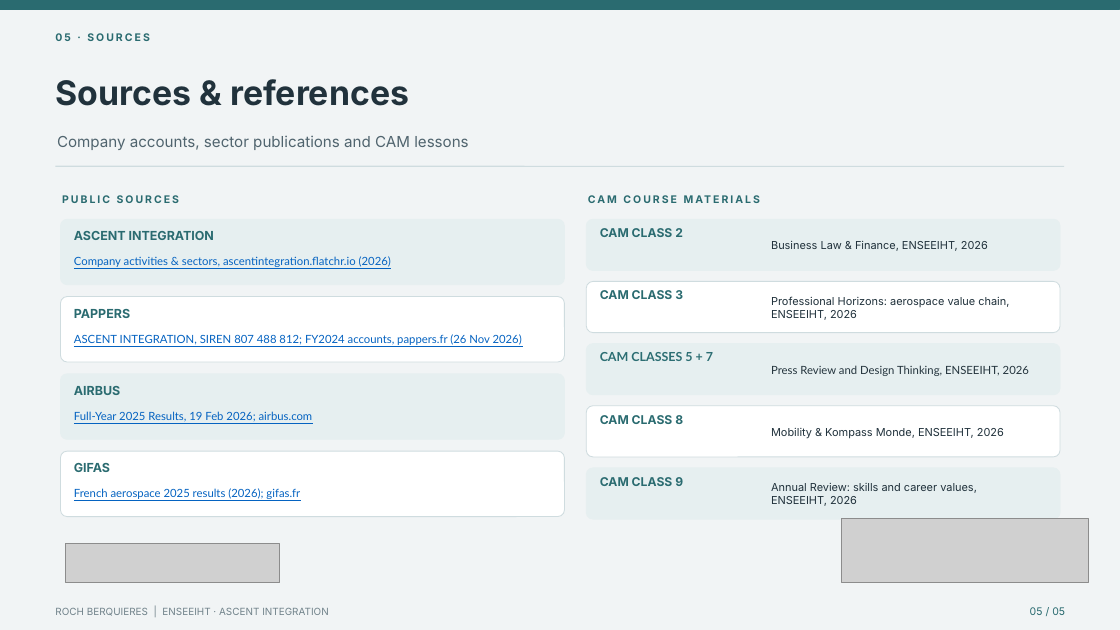
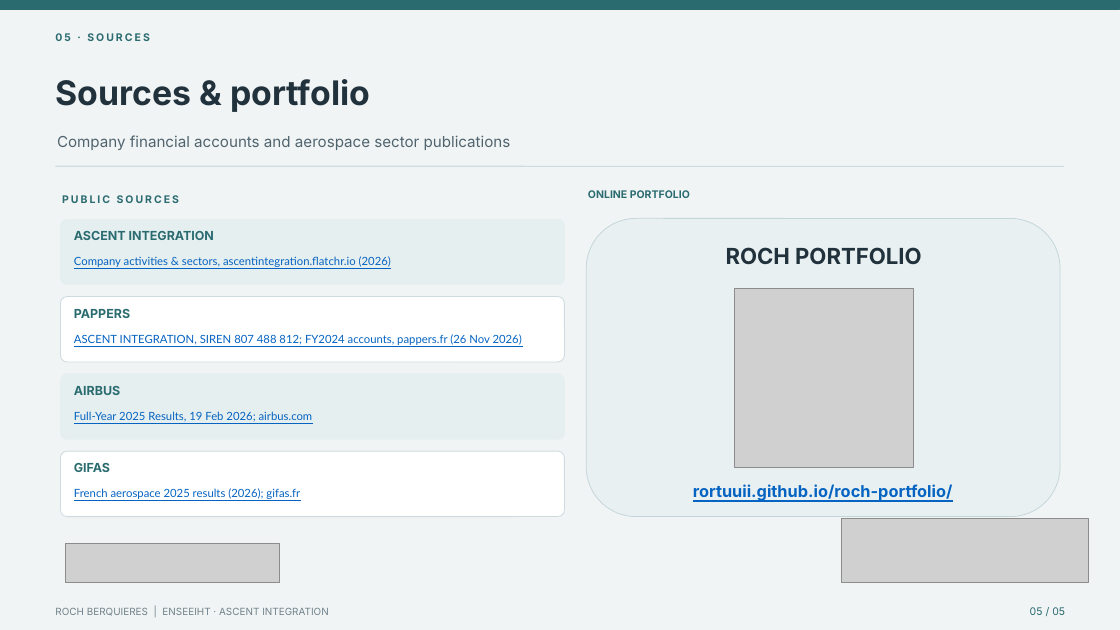
Before and after one commit to Rortuuii/roch-portfolio, a slide deck: slide 5 of documents/CEP_Roch_Berquieres_2026.pptx. Drawn at 1120x630 pixels with LibreOffice and Linux fonts; fonts in the diff are those of the drawing; grey boxes stand for pictures. Boxes give left, top, right and bottom in pixels: in the first picture for what was removed or moved away, otherwise in the second. Text is boxed around its words. In the diff, an @@ line names an element or a change of style, - is before the commit and + after.

Commit message:
Finalize CEP bibliography with clickable portfolio, remove course citations and poster source line

```diff
--- a/documents/CEP_Roch_Berquieres_2026.pptx
+++ b/documents/CEP_Roch_Berquieres_2026.pptx
@@ text at [55, 79, 370, 112]: text changed @@
-Sources & references
+Sources & portfolio
@@ text at [57, 135, 511, 150]: text changed @@
-Company accounts, sector publications and CAM lessons
+Company financial accounts and aerospace sector publications
@@ text at [588, 190, 690, 198]: text changed @@
-CAM COURSE MATERIALS
+ONLINE PORTFOLIO
@@ text "ONLINE PORTFOLIO" at [588, 190, 690, 198]: vertical alignment middle to top @@
@@ rounded rectangle: place and size @@
-rounded rectangle at [586, 344, 1060, 395]
+rounded rectangle at [586, 218, 1060, 517]
@@ rounded rectangle at [586, 218, 1060, 517]: fill #E6EFF0 to #E8F0F2; outline #E6EFF0 0.75 pt to #C4D5DA 0.65 pt; proportions changed @@
@@ rounded rectangle removed at [586, 219, 1060, 271] @@
@@ text removed at [600, 228, 683, 237] @@
-CAM CLASS 2
@@ text added at [726, 247, 921, 264], 19 pt, text #21323C, bold @@
+ROCH PORTFOLIO
@@ text removed at [771, 241, 988, 251] @@
-Business Law & Finance, ENSEEIHT, 2026
@@ rounded rectangle removed at [586, 281, 1060, 333] @@
@@ text removed at [600, 290, 683, 299] @@
-CAM CLASS 3
@@ picture added at [734, 288, 914, 468] @@
@@ text removed at [771, 296, 1009, 320] @@
-Professional Horizons: aerospace value chain, ENSEEIHT, 2026
@@ text removed at [600, 352, 713, 361] @@
-CAM CLASSES 5 + 7
@@ text removed at [771, 365, 1029, 376] @@
-Press Review and Design Thinking, ENSEEIHT, 2026
@@ rounded rectangle removed at [586, 406, 1060, 457] @@
@@ text removed at [600, 415, 683, 424] @@
-CAM CLASS 8
@@ text removed at [771, 428, 1004, 438] @@
-Mobility & Kompass Monde, ENSEEIHT, 2026
@@ rounded rectangle removed at [586, 468, 1060, 519] @@
@@ text removed at [600, 477, 683, 486] @@
-CAM CLASS 9
@@ text added at [693, 484, 953, 502], 14 pt, text #0563C1, bold, underline @@
+rortuuii.github.io/roch-portfolio/
@@ text removed at [771, 483, 977, 506] @@
-Annual Review: skills and career values, ENSEEIHT, 2026
```
Also in this commit, not shown: 5 other files.
